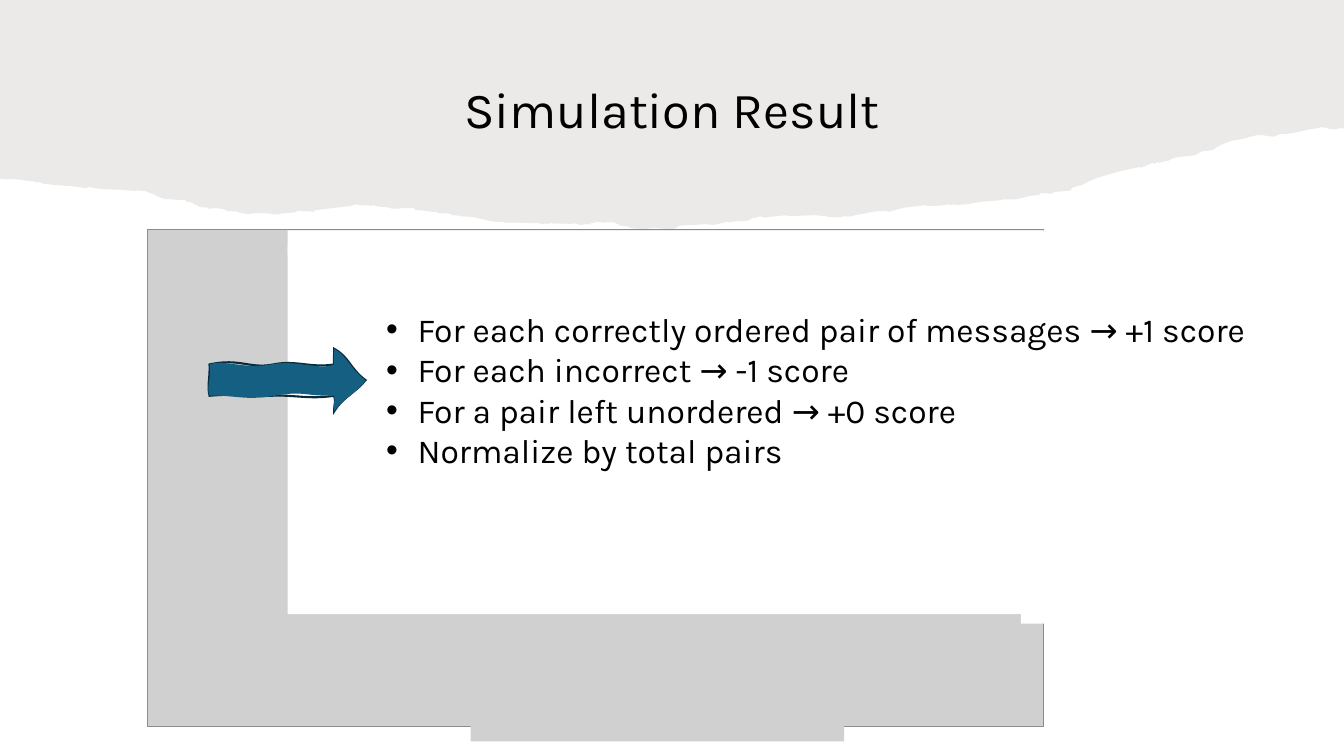
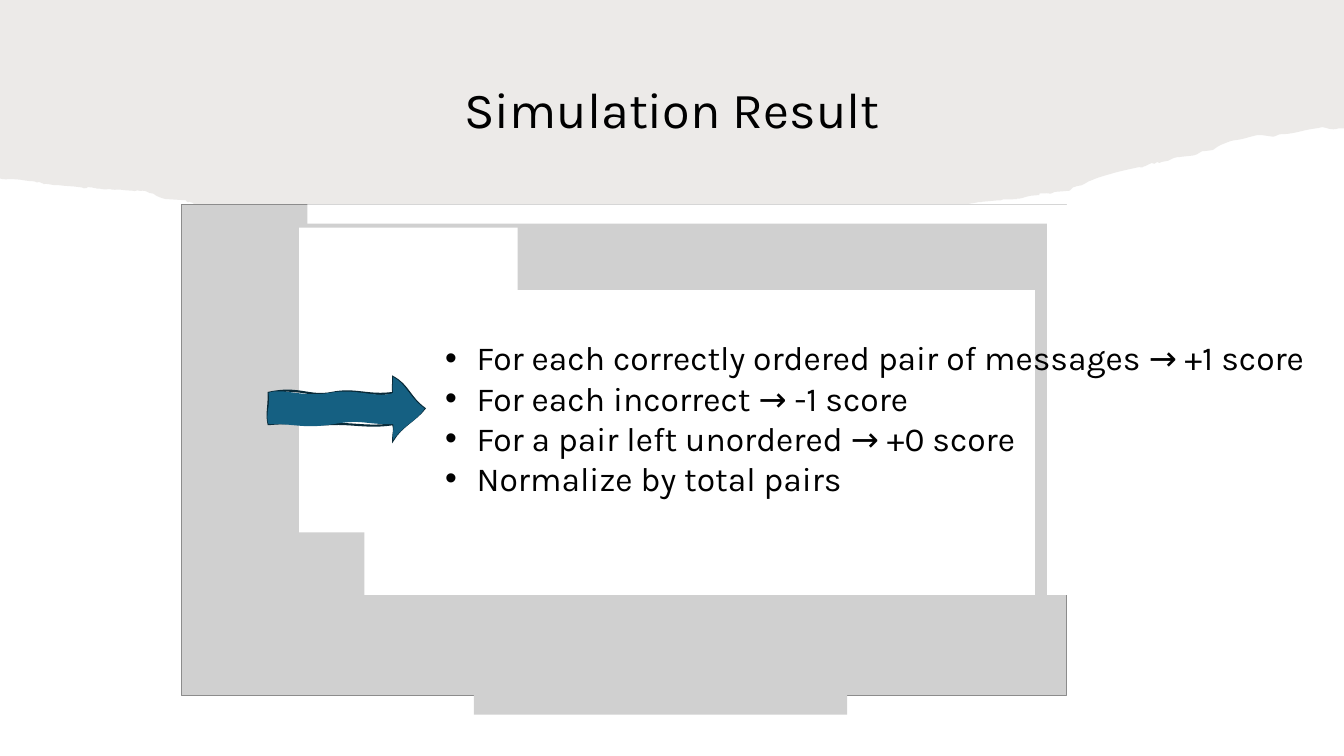
Before and after one commit to HaseebLUMS/Onyx-Presentation, a slide deck: slide 33 of tommy_hotnets_v2.pptx. Drawn at 1344x756 pixels with LibreOffice and Linux fonts; fonts in the diff are those of the drawing; grey boxes stand for pictures. Boxes give left, top, right and bottom in pixels: in the first picture for what was removed or moved away, otherwise in the second. Text is boxed around its words. In the diff, an @@ line names an element or a change of style, - is before the commit and + after.

Commit message:
updated

```diff
--- a/tommy_hotnets_v2.pptx
+++ b/tommy_hotnets_v2.pptx
@@ picture: place and size @@
-picture at (147,230,1044,727)
+picture at (181,205,1067,696)
@@ rectangle added at (308,205,1075,224), fill #FFFFFF @@
@@ rectangle added at (299,228,518,532), fill #FFFFFF @@
@@ rectangle: place and size @@
-rectangle at (1021,238,1045,624)
+rectangle at (1047,213,1085,595)
@@ rectangle: place and size @@
-rectangle at (287,246,1027,614)
+rectangle at (365,290,1035,595)
@@ text "For each correctly ordered pair ..." rewrapped from (418,319,1245,472) to (477,340,1304,500) @@
@@ freeform shape: place and size @@
-freeform shape at (210,349,366,411)
+freeform shape at (268,377,424,440)
@@ picture added at (474,650,848,715) @@
@@ picture removed at (471,678,845,742) @@
```
Also in this commit, not shown: 4 other slides changed.
